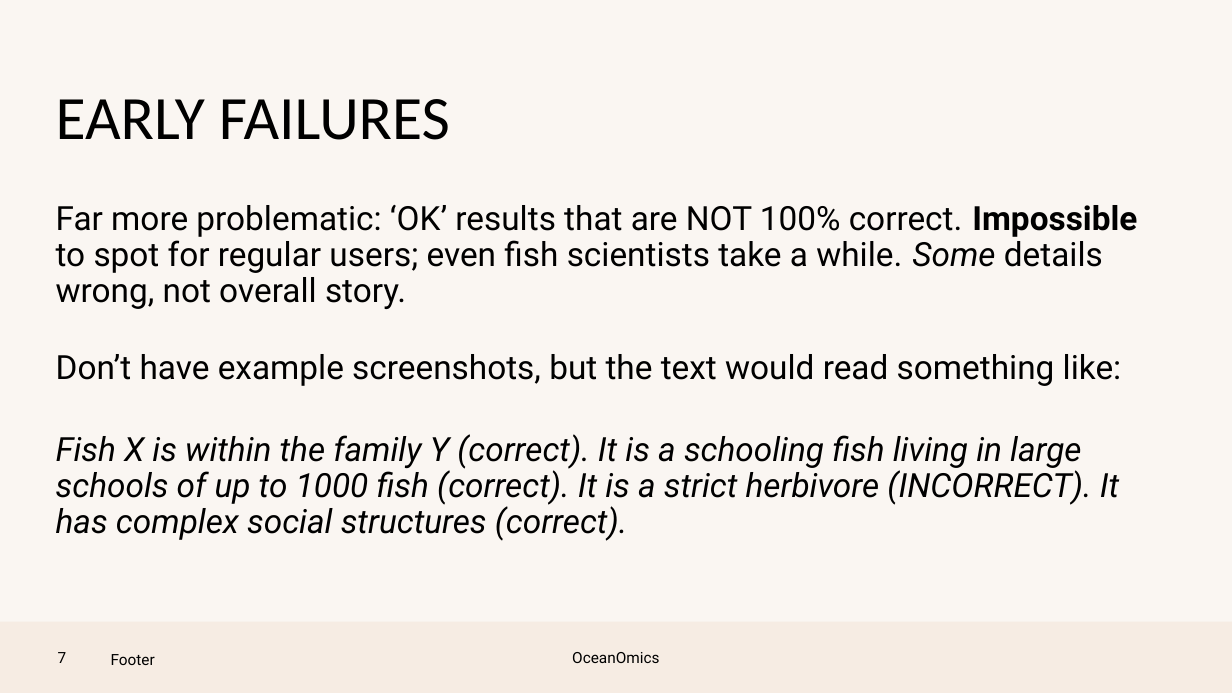
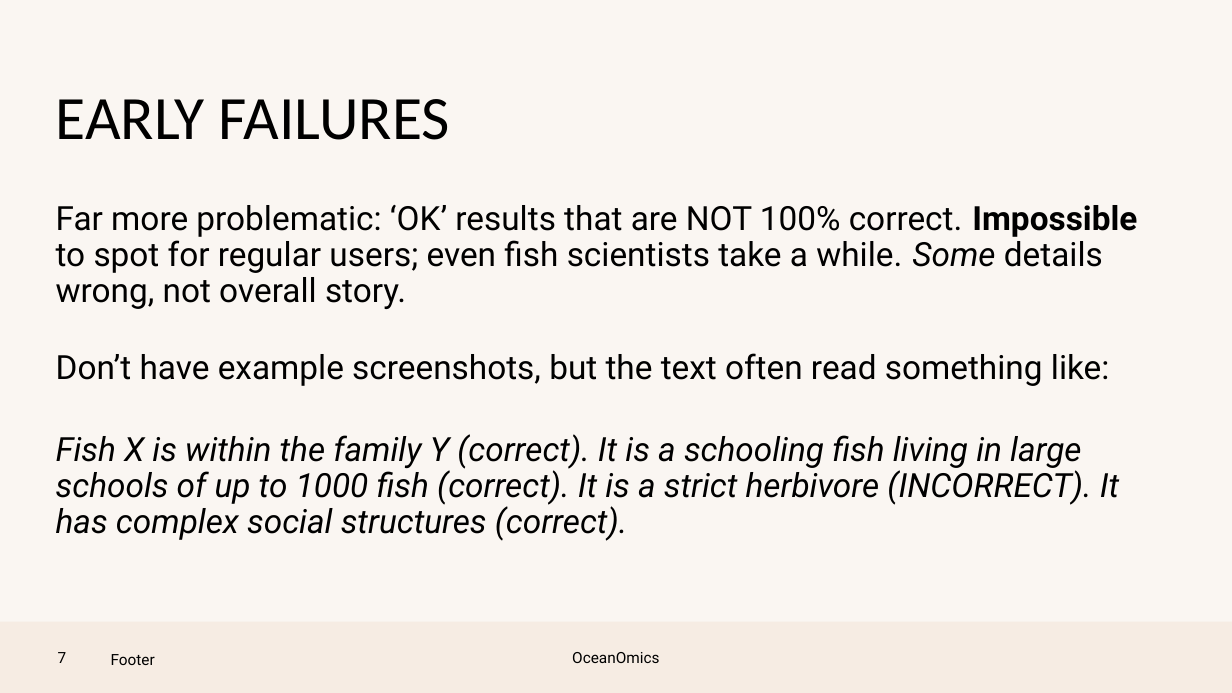
Before and after one commit to pmlg/June2023_LLM_repo, a slide deck: slide 6 of PMLG talk.pptx. Drawn at 1232x693 pixels with LibreOffice and Linux fonts; fonts in the diff are those of the drawing; background and template pictures are left out. Boxes give left, top, right and bottom in pixels: in the first picture for what was removed or moved away, otherwise in the second. Text is boxed around its words. In the diff, an @@ line names an element or a change of style, - is before the commit and + after.

```diff
--- a/PMLG talk.pptx
+++ b/PMLG talk.pptx
@@ text at box(56, 353, 1110, 386): text changed @@
-Don’t have example screenshots, but the text would read something like:
+Don’t have example screenshots, but the text often read something like:
```
Also in this commit, not shown: 1 other slide changed.
